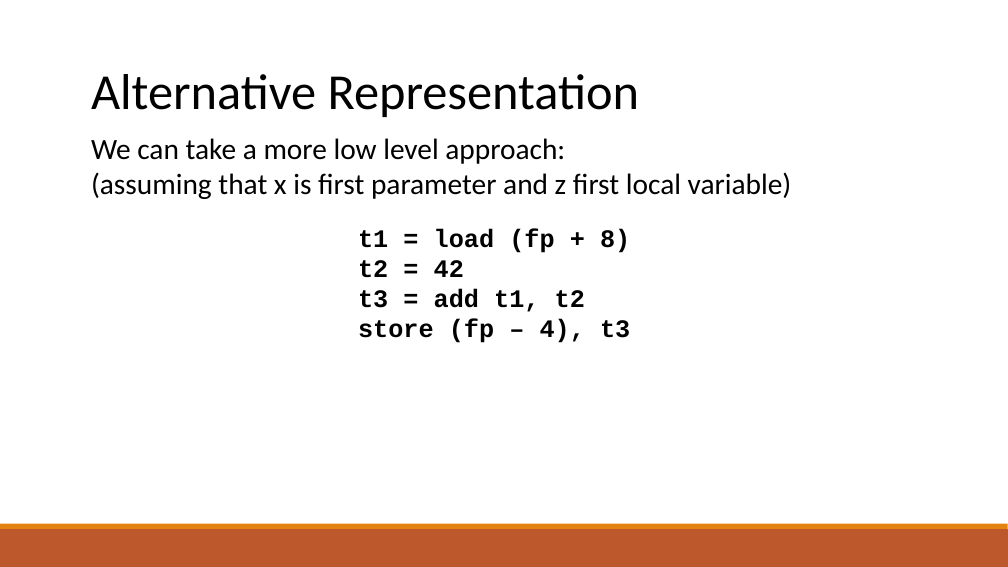
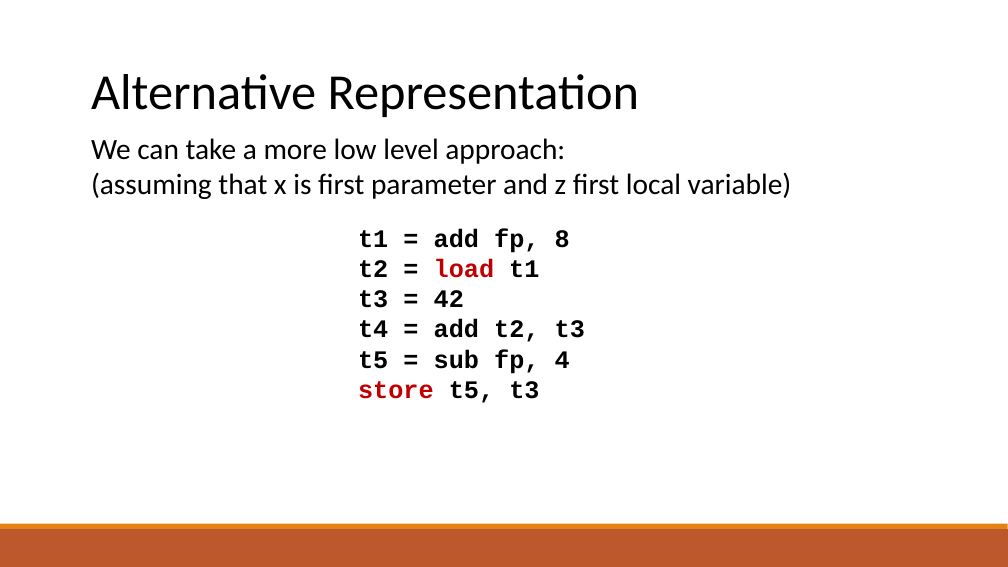
Before and after one commit to raghadzeidan/COMPILATION_TAU_FOR_STUDENTS, a slide deck: slide 44 of new_slides/IR.pptx (slide 43 before the commit). Drawn at 1008x567 pixels with LibreOffice and Linux fonts; fonts in the diff are those of the drawing. Boxes give left, top, right and bottom in pixels: in the first picture for what was removed or moved away, otherwise in the second. Text is boxed around its words. In the diff, an @@ line names an element or a change of style, - is before the commit and + after.

```diff
--- a/new_slides/IR.pptx
+++ b/new_slides/IR.pptx
@@ text at [358, 228, 585, 403]: text changed @@
-t1 = load (fp + 8)
-t2 = 42
-t3 = add t1, t2
-store (fp – 4), t3
+t1 = add fp, 8
+t2 = load t1
+t3 = 42
+t4 = add t2, t3
+t5 = sub fp, 4
+store t5, t3
```
Also in this commit, not shown: 3 other slides changed, 1 other file.
